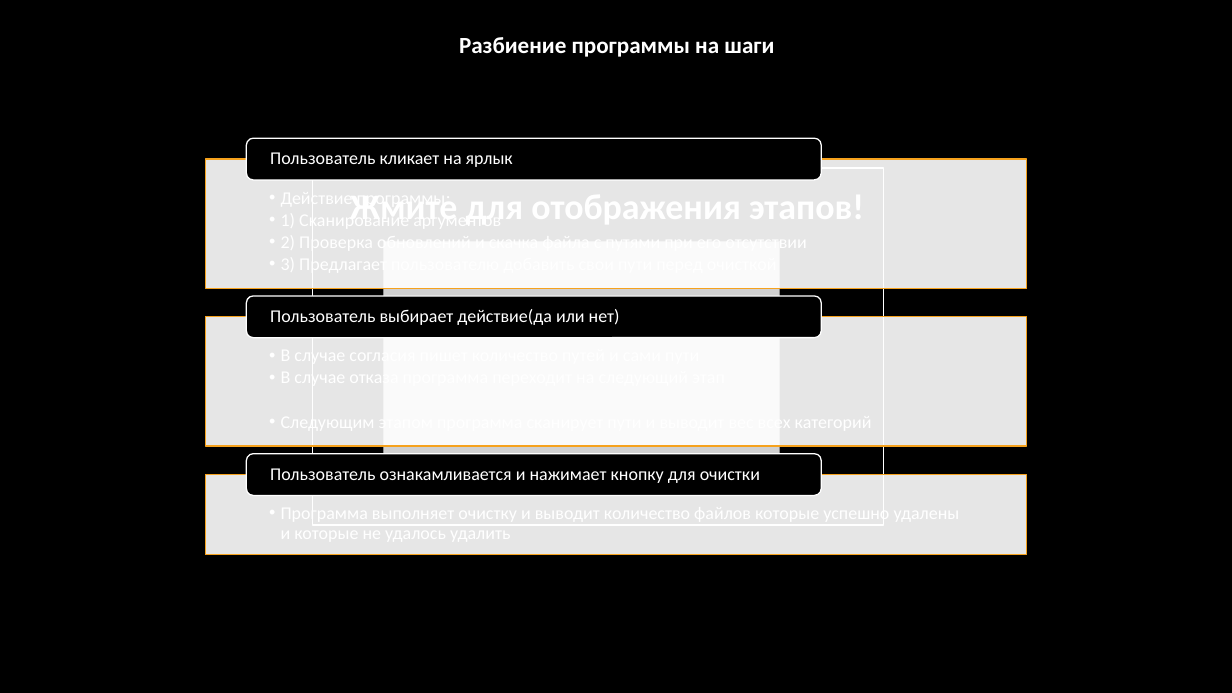
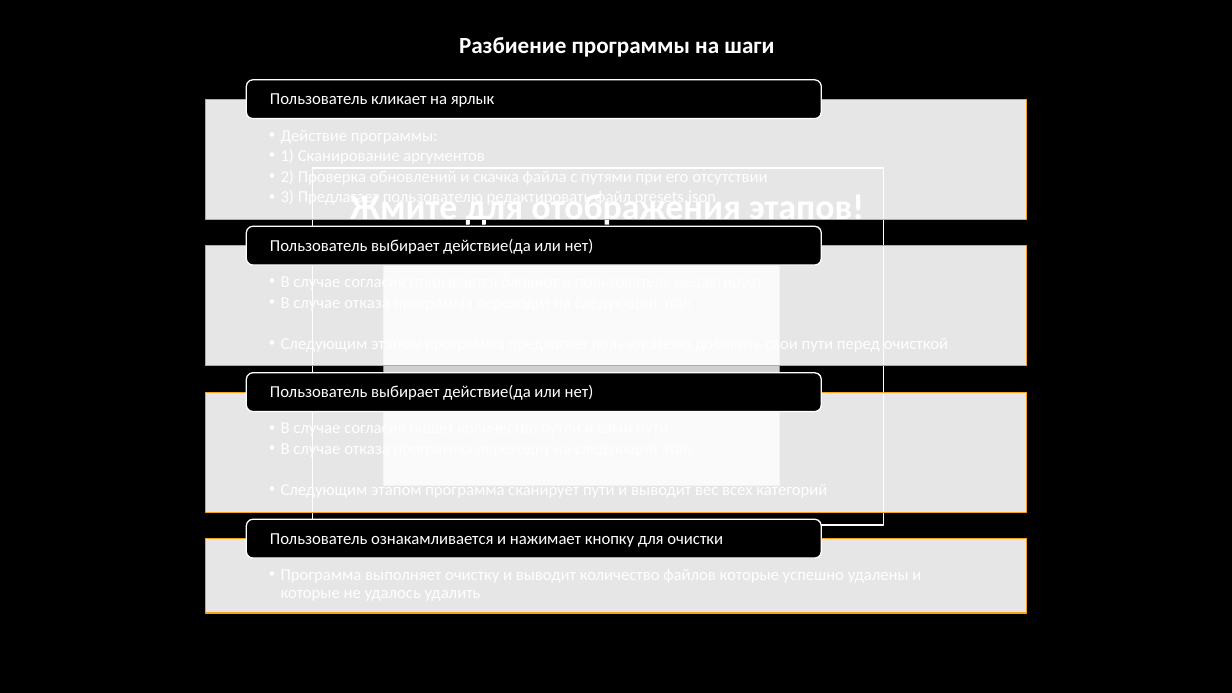
Before and after one commit to SG123it/CacheCleaner, a slide deck: slide 4 of docs/Presentation.pptx. Drawn at 1232x693 pixels with LibreOffice and Linux fonts; fonts in the diff are those of the drawing; grey boxes stand for pictures. Boxes give left, top, right and bottom in pixels: in the first picture for what was removed or moved away, otherwise in the second. Text is boxed around its words. In the diff, an @@ line names an element or a change of style, - is before the commit and + after.

```diff
--- a/docs/Presentation.pptx
+++ b/docs/Presentation.pptx
@@ rounded rectangle: place and size @@
-rounded rectangle at [247, 139, 822, 180]
+rounded rectangle at [247, 79, 822, 118]
@@ text "Пользователь кликает на ярлык": place and size @@
-text "Пользователь кликает на ярлык" at [270, 152, 513, 167]
+text "Пользователь кликает на ярлык" at [270, 93, 495, 107]
@@ rectangle: place and size @@
-rectangle at [205, 159, 1027, 288]
+rectangle at [205, 99, 1027, 219]
@@ rounded rectangle: place and size @@
-rounded rectangle at [247, 296, 822, 337]
+rounded rectangle at [247, 226, 822, 265]
@@ size 14 to 13 pt in 3 elements at [270, 93, 495, 107], [270, 533, 723, 547], [270, 239, 594, 254] @@
@@ text "Пользователь выбирает действие(да или нет)": place and size @@
-text "Пользователь выбирает действие(да или нет)" at [270, 309, 620, 325]
+text "Пользователь выбирает действие(да или нет)" at [270, 239, 594, 254]
@@ text added at [350, 219, 864, 229], 28 pt, text #FFFFFF, bold @@
+Жмите для отображения этапов!
@@ rectangle added at [205, 246, 1027, 366], fill #FFFFFF at 90% opacity, outline #F6A21D 1 pt @@
@@ rounded rectangle added at [247, 372, 822, 411], fill #000000, outline #FFFFFF 1 pt @@
@@ text added at [270, 385, 594, 400], 13 pt, text #FFFFFF @@
+Пользователь выбирает действие(да или нет)
@@ rectangle: place and size @@
-rectangle at [205, 317, 1027, 446]
+rectangle at [205, 392, 1027, 512]
@@ rectangle: place and size @@
-rectangle at [205, 475, 1027, 555]
+rectangle at [205, 539, 1027, 614]
@@ rounded rectangle: place and size @@
-rounded rectangle at [247, 454, 822, 495]
+rounded rectangle at [247, 519, 822, 558]
@@ text "Пользователь ознакамливается и нажимает кнопку ...": place and size @@
-text "Пользователь ознакамливается и нажимает кнопку ..." at [270, 468, 760, 483]
+text "Пользователь ознакамливается и нажимает кнопку ..." at [270, 533, 723, 547]
```
Also in this commit, not shown: 1 other slide changed, 1 other file.
